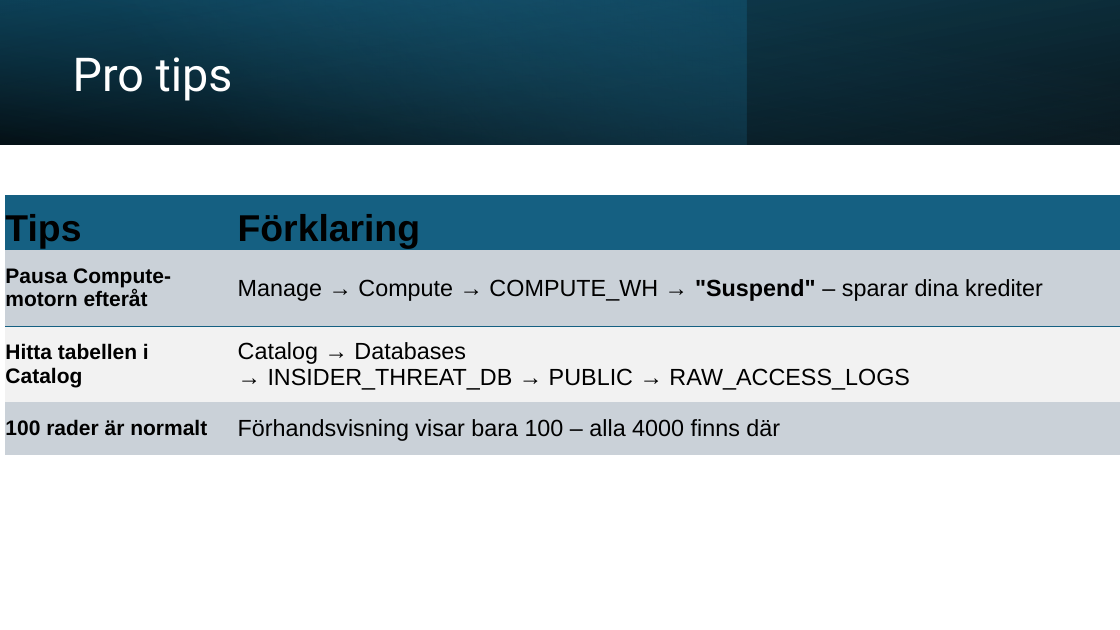
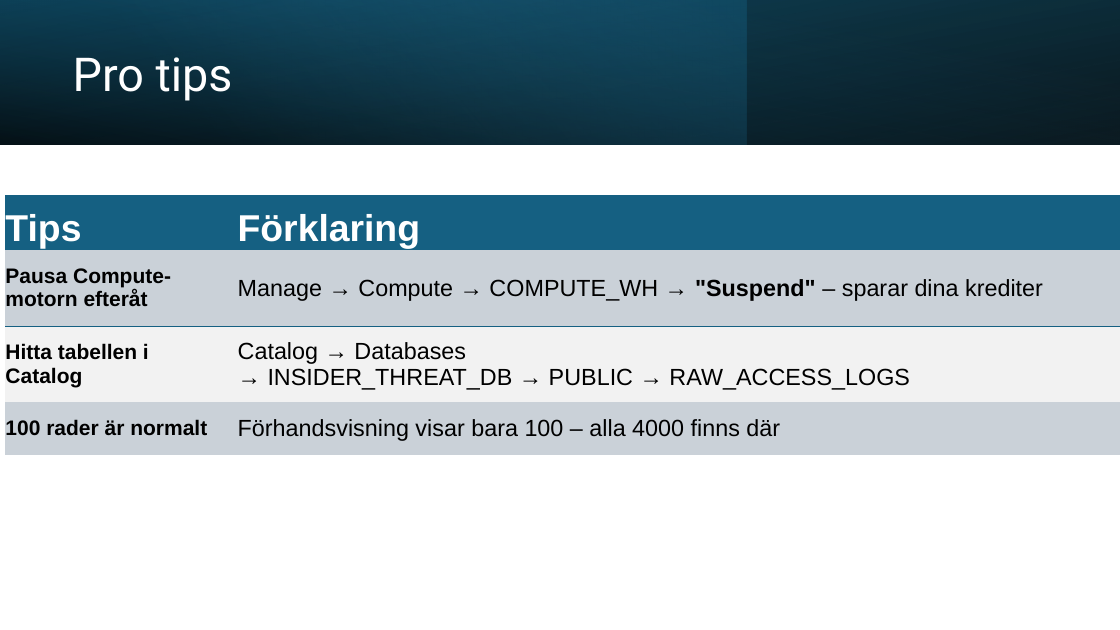
Before and after one commit to Ars1222022/insider-threat-detection, a slide deck: slide 29 of docs/Insider Threat Detection.pptx (slide 28 before the commit). Drawn at 1120x630 pixels with LibreOffice and Linux fonts; fonts in the diff are those of the drawing. Boxes give left, top, right and bottom in pixels: in the first picture for what was removed or moved away, otherwise in the second. Text is boxed around its words. In the diff, an @@ line names an element or a change of style, - is before the commit and + after.

```diff
--- a/docs/Insider Threat Detection.pptx
+++ b/docs/Insider Threat Detection.pptx
@@ table at box(6, 195, 1120, 455) @@
@@ text colour #000000 to #FFFFFF in "Tips", "Förklaring" @@
```
Also in this commit, not shown: 71 other slides changed, 1 slide added, 1 other file.
